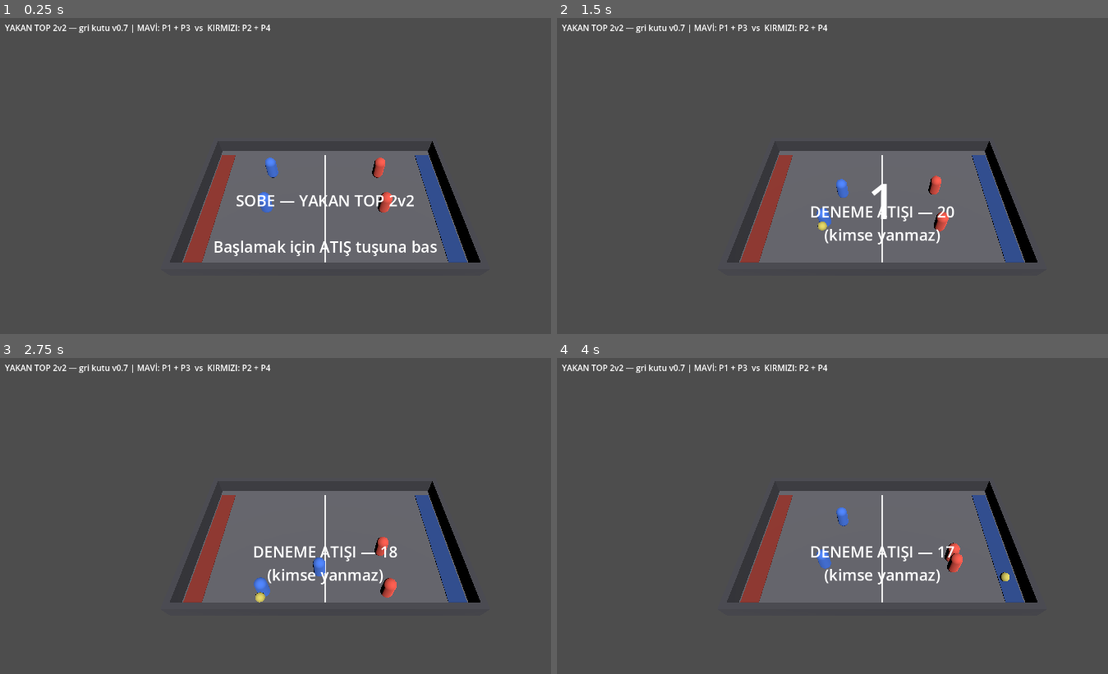
Above: before the commit, frames 1-4 (two rows, left to right).
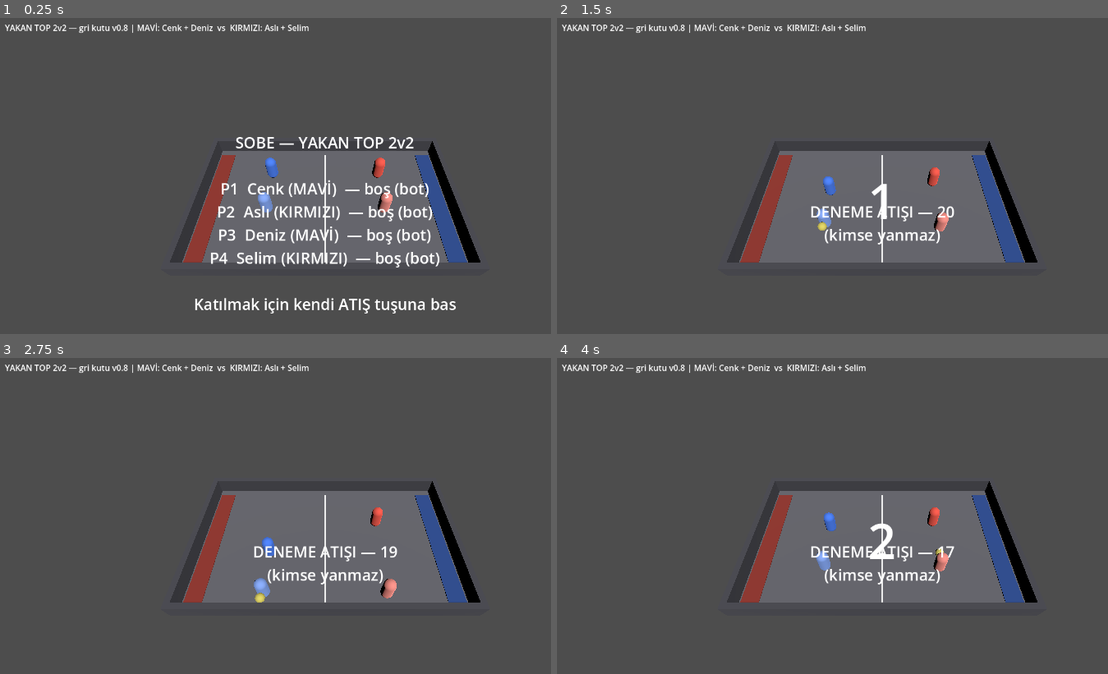
Above: after the commit, the same moments.

Repository: Mchd2323/Sobe
Game: Godot game, scene res://main.tscn
The game is run twice, just before and just after one commit, with the same random seed, the same clock (stepped at 60 frames per second) and the same inputs.
Inputs:
- Up to frame 1 (0.25 s): no input
- Up to frame 2 (1.5 s): tap Enter at 0.5, 0.6, 1.35 s; hold D 0.53-1.28 s; tap Space at 0.77 s; hold S from 1.28 s (still down)
- Up to frame 3 (2.75 s): tap Space at 1.52 s; release S at 2.03 s; hold D from 2.03 s (still down); tap Enter at 2.1 s
- Up to frame 4 (4 s): release D at 2.78 s; hold W 2.78-3.53 s; tap Enter at 2.85, 3.6 s; tap Space at 3.02, 3.77 s; hold A from 3.53 s (still down)

The runs differ from the first frame. In frame 1, 5.2% of the frame differs, in the area x 22-83%, y 2-94%; in frame 2, 0.9%; in frame 3, 1.0%; in frame 4, 1.3%.

Commit message:
[A2] Lobi ve katilim: HUMAN_PLAYERS sabiti kaldirildi
Kim oynayacagi artik LOBI fazinda belirleniyor:
- Lobi dort koltugu listeler: Cenk/Asli/Deniz/Selim (GDD 4)
- Kendi ATIS tusuna basan koltuga oturur; ayni tusa tekrar basmak maci baslatir
- Bos koltuklar bot olur, kod dosyasi duzenlemeye gerek yok
- Ayni takimin iki oyuncusu ayirt edilsin diye ikinci koltuk acik ton
  (Cfg.seat_color); Cfg.CHARACTERS ile isimler tanimli

_apply_seats() lobi kararini sahneye yaziyor; CI lobiyi atladigi icin PLAYING
fazinda da cagriliyor ki koltuklar her durumda tutarli olsun.

Ayrica bu commit'te A1 GOREVLER.md'de kapatildi (run #7 yesil).

Dogrulama:
- Koltuk testi: 2 insan (Cenk, Selim) + 2 bot (Asli, Deniz) dogru kuruluyor;
  insan koltuklarinda beyin yok, bot koltuklarinda var.
- Bot maci: 18 mac, kilitlenme yok, ort ~34 sn.

OLCUM NOTU: ilk 6 macin 6'sini da takim 1 kazandi (%3 ihtimal). Yanlilik
suphesiyle 12 mac daha kosuldu, 7-5 cikti; toplam 18 macta 11-7. Sistemsel
yanlilik degil, orneklem kucuklugu. Kucuk orneklemde sonuc cikarmadan once
orneklemi buyutmek gerekiyor.

Co-Authored-By: Claude Opus 5 <noreply@anthropic.com>
Claude-Session: https://claude.ai/code/session_01MTxNxqcJsn6a9ejp78rqrm

Diff:
--- a/scripts/constants.gd
+++ b/scripts/constants.gd
@@ -42,3 +42,11 @@
 
 const TEAM_COLORS := [Color(0.30, 0.52, 1.0), Color(1.0, 0.36, 0.30)]
 const TEAM_NAMES := ["MAVİ", "KIRMIZI"]
+
+# GDD §4 dört arkadaş. Koltuk sırası takımı belirler: 0,2 = MAVİ | 1,3 = KIRMIZI
+const CHARACTERS := ["Cenk", "Aslı", "Deniz", "Selim"]
+
+# Aynı takımın iki oyuncusu ayırt edilebilsin: ikincisi açık ton.
+static func seat_color(index: int) -> Color:
+	var base: Color = TEAM_COLORS[index % 2]
+	return base if index < 2 else base.lightened(0.35)
--- a/scripts/game_flow.gd
+++ b/scripts/game_flow.gd
@@ -14,6 +14,20 @@
 
 var phase: int = Phase.LOBBY
 var practice_left := 0.0
+
+# LOBİ: hangi koltuklara insan oturdu. Boş kalanlar bot olur.
+var joined := [false, false, false, false]
+
+func join(seat: int) -> void:
+	if seat >= 0 and seat < joined.size():
+		joined[seat] = true
+
+func joined_count() -> int:
+	var n := 0
+	for j in joined:
+		if j:
+			n += 1
+	return n
 
 func _process(delta: float) -> void:
 	if phase != Phase.PRACTICE:
--- a/scripts/main.gd
+++ b/scripts/main.gd
@@ -2,8 +2,8 @@
 # SOBE — Faz 1 gri kutu v0.2: Yakan Top 2v2
 # Akış: KURAL KARESİ → OYUN → SONUÇ (R: tekrar)
 #
-# İNSAN OYUNCU SAYISI: 1-4 arası değiştir. Kalan koltuklar bot.
-const HUMAN_PLAYERS := 1
+# Kim oynayacağı LOBİ'de belirlenir (A2): tuşa basan koltuk insan, kalanlar bot.
+# Eski HUMAN_PLAYERS sabiti kaldırıldı.
 
 var flow: GameFlow
 var round_active := false   # oyuncular hareket edebilir mi (deneme atışı + oyun)
@@ -55,11 +55,51 @@
 	if _phase_label != null and flow.phase == GameFlow.Phase.PRACTICE:
 		_phase_label.text = "DENEME ATIŞI — %d\n(kimse yanmaz)" % int(ceil(flow.practice_left))
 
-	# Bekleyen fazlarda ATIŞ tuşu ilerletir
+	# LOBİ: ilk basış koltuğa oturtur, ikinci basış maçı başlatır
+	if flow.phase == GameFlow.Phase.LOBBY:
+		for i in range(4):
+			var a := "p%d_action" % (i + 1)
+			if InputMap.has_action(a) and Input.is_action_just_pressed(a):
+				if not flow.joined[i]:
+					flow.join(i)
+					_phase_label.text = _lobby_text()
+				else:
+					flow.advance()
+				break
+		return
+
+	# Diğer bekleyen fazlarda ATIŞ tuşu ilerletir
 	if not flow.is_live() and _action_just_pressed():
 		flow.advance()
 
 # ---------- AKIŞ ----------
+
+# LOBİ kararını sahneye uygula: katılan koltuk insan, kalan bot.
+func _apply_seats() -> void:
+	for i in range(players.size()):
+		var p = players[i]
+		p.is_bot = not flow.joined[i]
+		if p.is_bot:
+			if p.brain == null:
+				var brain := BotBrain.new()
+				brain.player = p
+				brain.game = self
+				p.brain = brain
+		else:
+			p.brain = null
+
+func _lobby_text() -> String:
+	var t := "SOBE — YAKAN TOP 2v2\n\n"
+	for i in range(4):
+		var tag: String = "%s (%s)" % [Cfg.CHARACTERS[i], Cfg.TEAM_NAMES[i % 2]]
+		if flow.joined[i]:
+			t += "P%d  %s  ✔ KATILDI\n" % [i + 1, tag]
+		else:
+			t += "P%d  %s  — boş (bot)\n" % [i + 1, tag]
+	t += "\nKatılmak için kendi ATIŞ tuşuna bas"
+	if flow.joined_count() > 0:
+		t += "\nBaşlatmak için katıldığın tuşa TEKRAR bas"
+	return t
 
 func _action_just_pressed() -> bool:
 	for i in range(1, 5):
@@ -77,14 +117,15 @@
 
 	match p:
 		GameFlow.Phase.LOBBY:
-			_phase_label.text = "SOBE — YAKAN TOP 2v2\n\nBaşlamak için ATIŞ tuşuna bas"
+			_phase_label.text = _lobby_text()
 		GameFlow.Phase.BRIEFING:
-			pass   # kural kartı görünür
+			_apply_seats()   # lobi kararını sahneye yaz; kural kartı görünür
 		GameFlow.Phase.PRACTICE:
 			current_round.practice = true
 			current_round.setup(players, self)
 			current_round.start()
 		GameFlow.Phase.PLAYING:
+			_apply_seats()   # lobi atlandıysa (CI) da koltuklar tutarlı olsun
 			current_round.practice = false
 			current_round.setup(players, self)
 			current_round.start()
@@ -126,12 +167,6 @@
 		p.game = self
 		p.set_team(i % 2)          # 0,2 -> Mavi | 1,3 -> Kırmızı
 		p.prefix = "p%d" % (i + 1)
-		if i >= HUMAN_PLAYERS:
-			p.is_bot = true
-			var brain := BotBrain.new()
-			brain.player = p
-			brain.game = self
-			p.brain = brain
 		add_child(p)
 		players.append(p)
 
@@ -228,7 +263,7 @@
 	vbox.add_child(start)
 
 	_score_label = Label.new()
-	_score_label.text = "YAKAN TOP 2v2 — gri kutu v0.7 | MAVİ: P1 + P3  vs  KIRMIZI: P2 + P4"
+	_score_label.text = "YAKAN TOP 2v2 — gri kutu v0.8 | MAVİ: Cenk + Deniz  vs  KIRMIZI: Aslı + Selim"
 	_score_label.set_anchors_preset(Control.PRESET_TOP_WIDE)
 	_score_label.offset_left = 16
 	_score_label.offset_top = 12
--- a/scripts/player.gd
+++ b/scripts/player.gd
@@ -32,13 +32,16 @@
 	m.height = 1.8
 	_mesh.mesh = m
 	_mesh.position.y = 0.9
-	_mat.albedo_color = Cfg.TEAM_COLORS[team]
+	_mat.albedo_color = Cfg.seat_color(index)
 	_mesh.material_override = _mat
 	add_child(_mesh)
 
 func set_team(t: int) -> void:
 	team = t
-	_mat.albedo_color = Cfg.TEAM_COLORS[t]
+	_mat.albedo_color = Cfg.seat_color(index)
+
+func char_name() -> String:
+	return Cfg.CHARACTERS[index] if index < Cfg.CHARACTERS.size() else "P%d" % (index + 1)
 
 func _physics_process(delta: float) -> void:
 	if game == null or not game.round_active:
@@ -123,7 +126,7 @@
 		b.held_by = null   # ZORUNLU: temizlenmezse top yanık oyuncuya yapışır (çok toplu oyunda kilitlenme)
 		b.freeze = false
 		b.disarm()
-	_mat.albedo_color = Cfg.TEAM_COLORS[team].darkened(0.55)
+	_mat.albedo_color = Cfg.seat_color(index).darkened(0.55)
 	# Mezarlığa geç (rakip yarının arkası)
 	var strip_x: float = (Cfg.FIELD_X + 0.7) if team == 0 else -(Cfg.FIELD_X + 0.7)
 	global_position = Vector3(strip_x, 1.0, randf_range(-2.0, 2.0))
@@ -135,12 +138,12 @@
 	if held_ball != null:
 		held_ball.held_by = null
 		held_ball = null
-	_mat.albedo_color = Cfg.TEAM_COLORS[team]
+	_mat.albedo_color = Cfg.seat_color(index)
 
 func revive() -> void:
 	# Mezarlıktan dönüş: "vuran kurtulur" — tek hak, ikinci yanış kesindir.
 	is_burned = false
 	returns_used += 1
-	_mat.albedo_color = Cfg.TEAM_COLORS[team]
+	_mat.albedo_color = Cfg.seat_color(index)
 	var home_x: float = -4.0 if team == 0 else 4.0
 	global_position = Vector3(home_x, 1.0, randf_range(-2.0, 2.0))
Not shown, changed: GOREVLER.md
Not shown, changed: README.md
